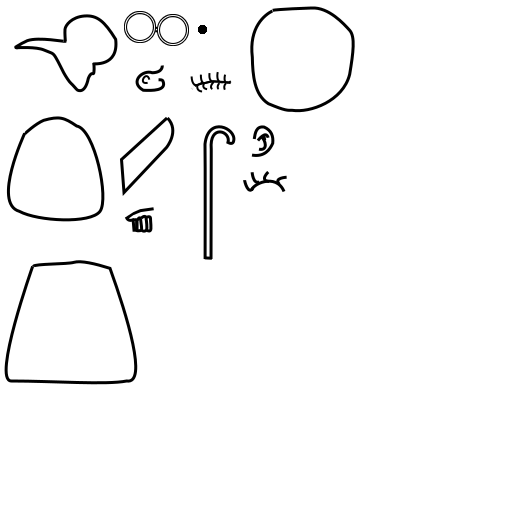
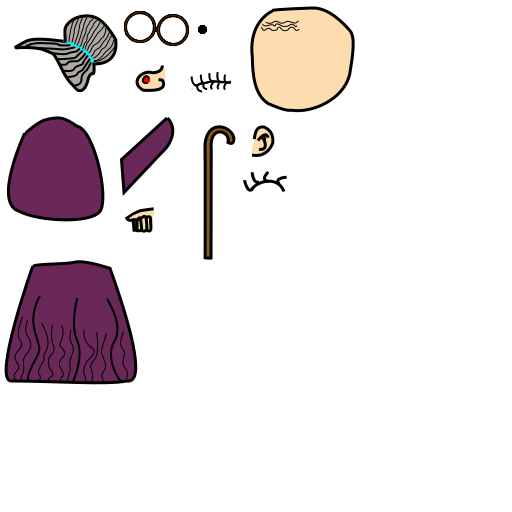
Comparing the layer stacks of the two 512×512 images. Changes:
painted on "Hair" over (25, 17, 115, 87)
painted on "Head" over (261, 9, 300, 32)
painted on "BottomDress" over (13, 295, 128, 382)
painted on "Color" over (7, 9, 352, 382)
